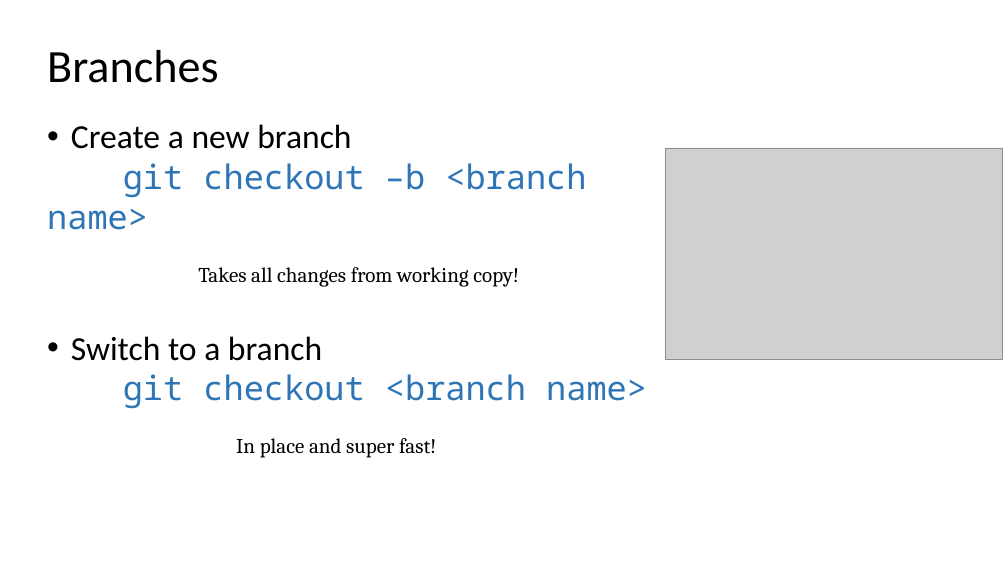
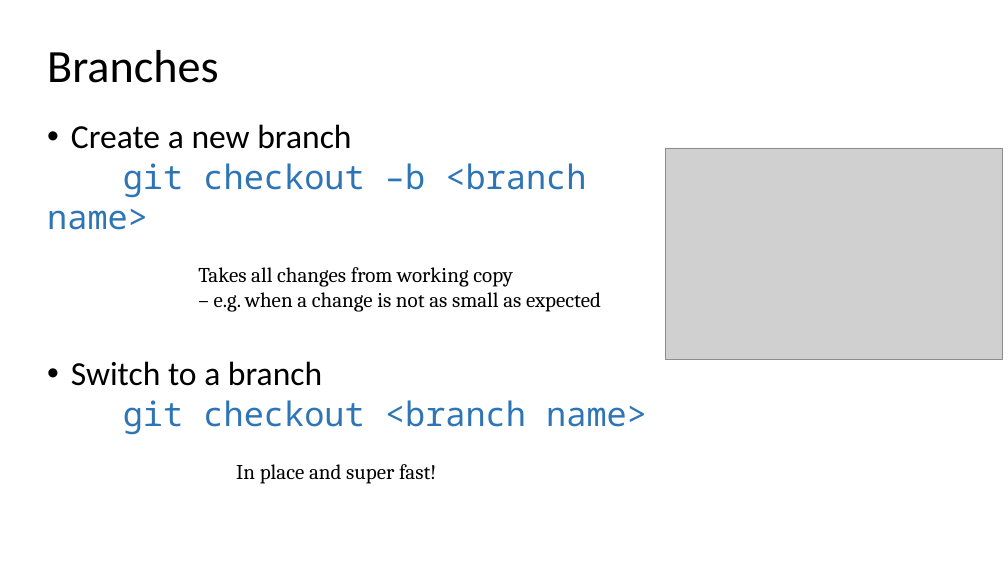
Before and after one commit to ogvolkov/git-101, a slide deck: slide 18 of git101.pptx. Drawn at 1008x567 pixels with LibreOffice and Linux fonts; fonts in the diff are those of the drawing; grey boxes stand for pictures. Boxes give left, top, right and bottom in pixels: in the first picture for what was removed or moved away, otherwise in the second. Text is boxed around its words. In the diff, an @@ line names an element or a change of style, - is before the commit and + after.

```diff
--- a/git101.pptx
+++ b/git101.pptx
@@ text at [198, 267, 601, 312]: text changed @@
-      Takes all changes from working copy!
+      Takes all changes from working copy
+      – e.g. when a change is not as small as expected
```
Also in this commit, not shown: 4 other slides changed, 7 slides added, 1 slide removed.
